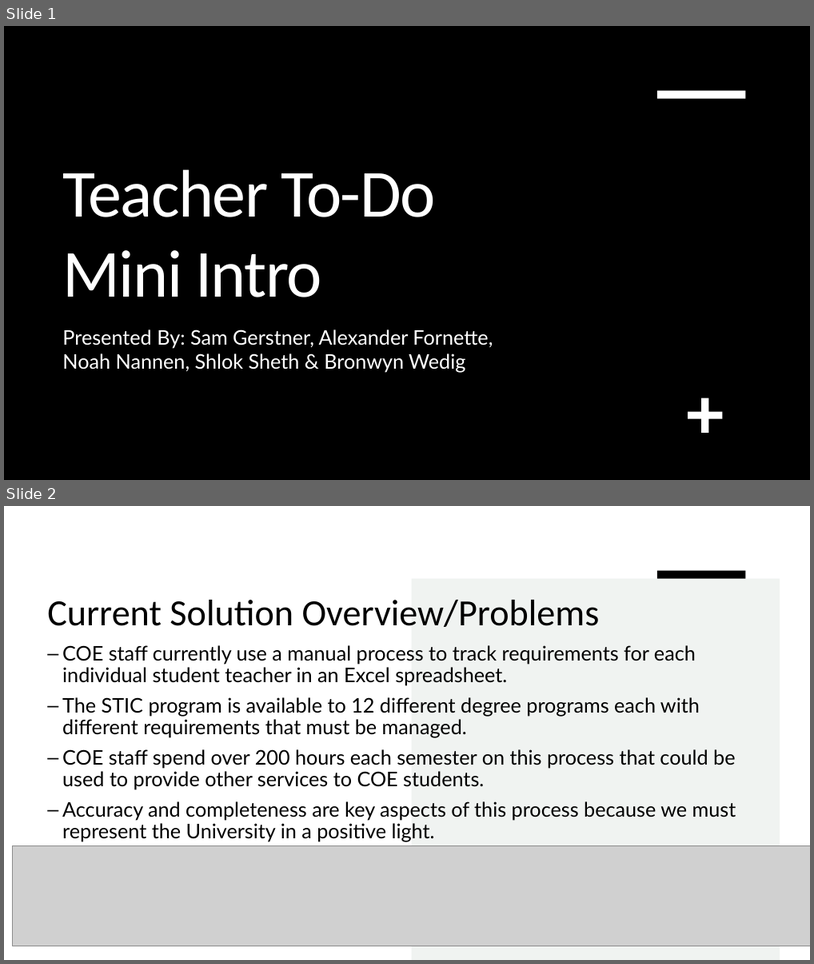
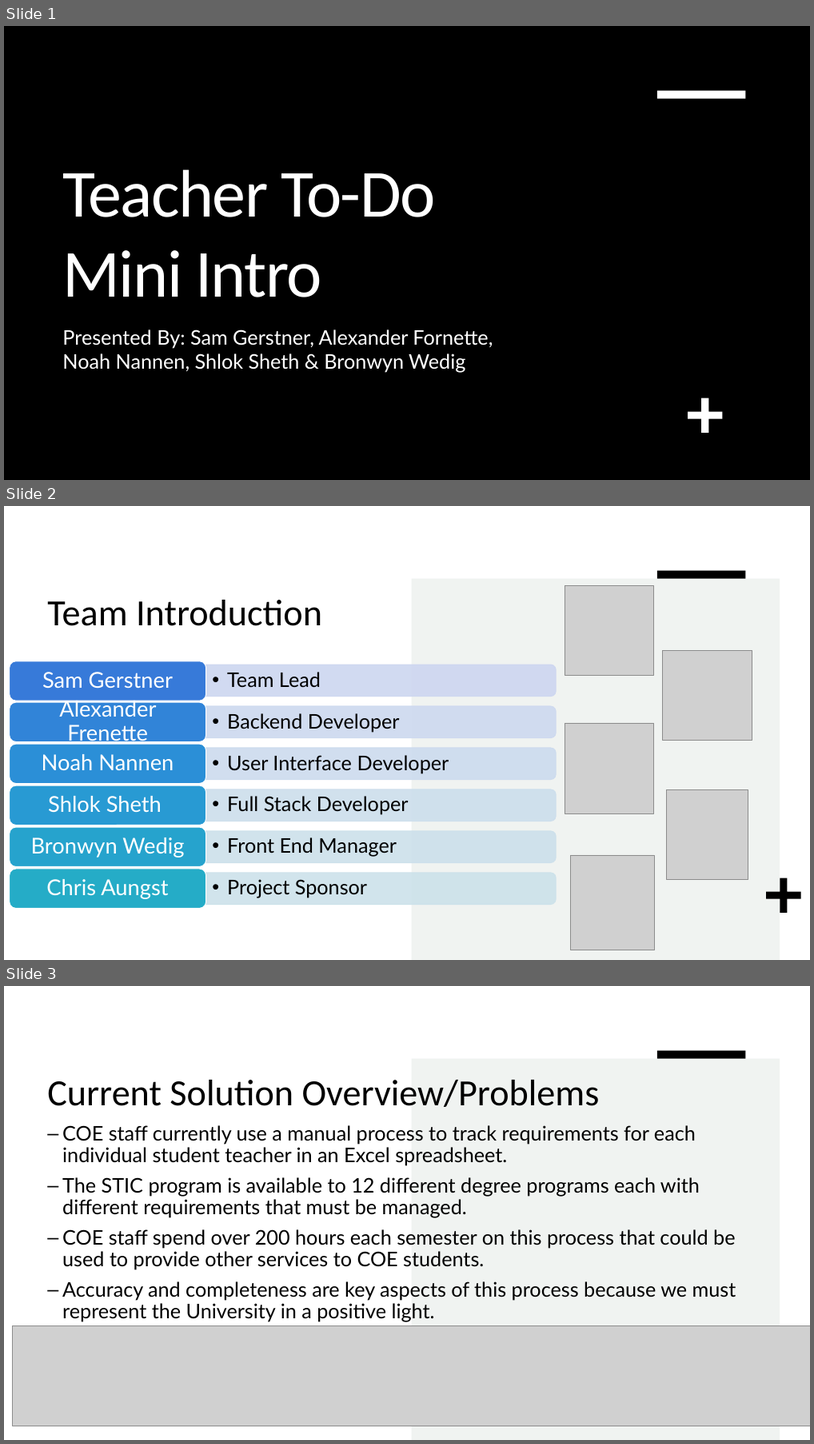
Before and after one commit to TeacherTodo/Deliverables, a slide deck: Teacher To-Do Mini Intro.pptx. Shown one above the other, each under a label of ours: slides 1 and 2 before the commit, slides 1, 2 and 3 after it. The pictures are 814x964 and 814x1444 pixels, drawn with LibreOffice and Linux fonts; fonts in the diff are those of the drawing; grey boxes stand for pictures; background and template pictures are left out. Boxes give left, top, right and bottom in pixels: in the first picture for what was removed or moved away, otherwise in the second. Text is boxed around its words. In the diff, an @@ line names an element or a change of style, - is before the commit and + after.

```diff
--- a/Teacher To-Do Mini Intro.pptx
+++ b/Teacher To-Do Mini Intro.pptx
@@ slide 2 added at (4,506,810,960), background #FFFFFF; not listed: 2 template elements that a slide beside it also shows @@
@@ title added at (47,600,322,626), 44 pt, text #000000 @@
+Team Introduction
@@ picture added at (565,586,654,676) @@
@@ picture added at (662,651,752,740) @@
@@ picture added at (565,723,654,813) @@
@@ picture added at (667,790,749,880) @@
@@ picture added at (571,855,655,949) @@
@@ group added at (10,661,556,908): 12 texts, 6 round same rects, 6 rounded rectangles @@
+  • Team Lead
+Sam Gerstner
+  • Backend Developer
+Alexander Frenette
+  • User Interface Developer
+Noah Nannen
+  • Full Stack Developer
+Shlok Sheth
+  • Front End Manager
+Bronwyn Wedig
+  • Project Sponsor
+Chris Aungst
@@ plus added at (767,877,802,912), fill #000000 @@
@@ what was slide 2 is now slide 3 @@
```
